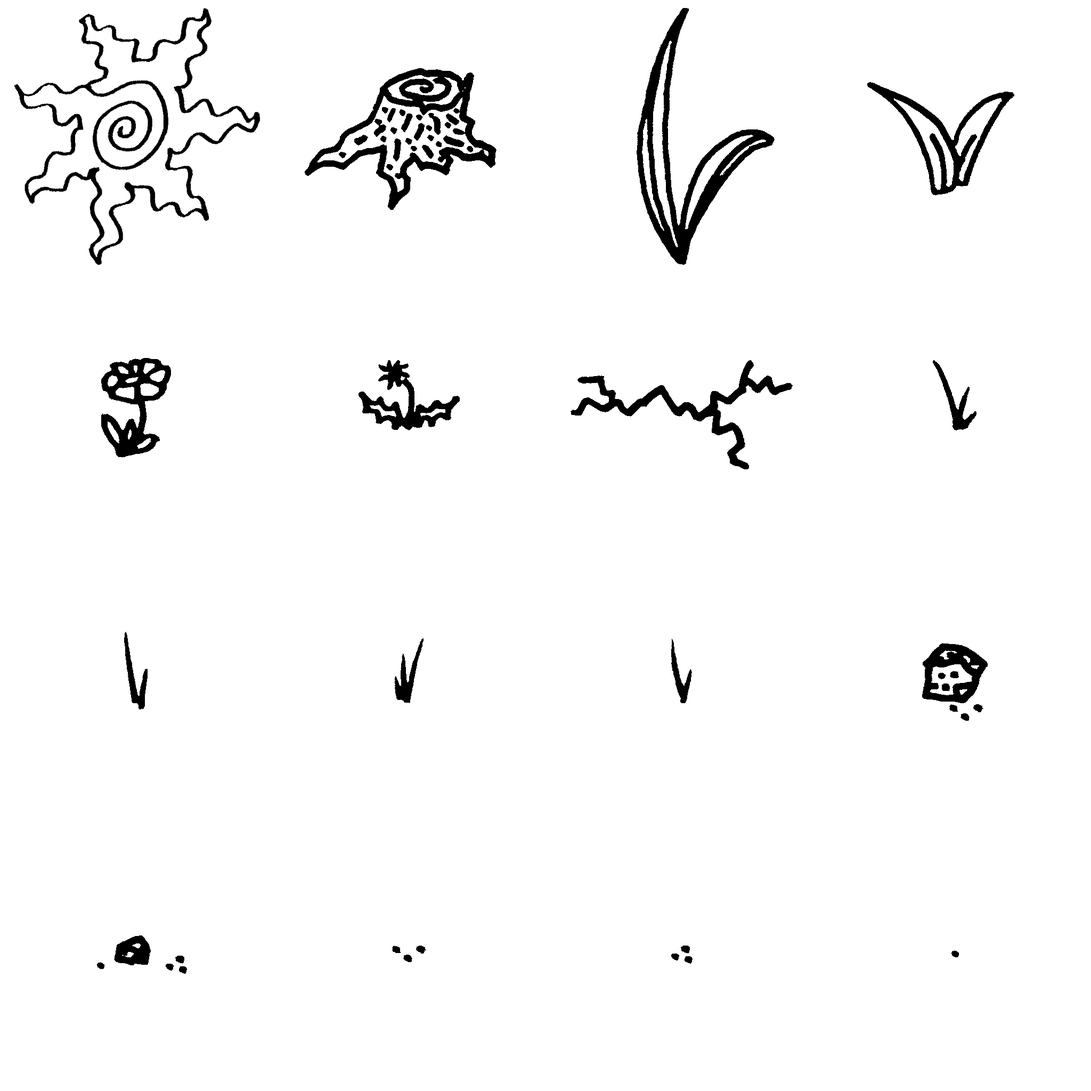
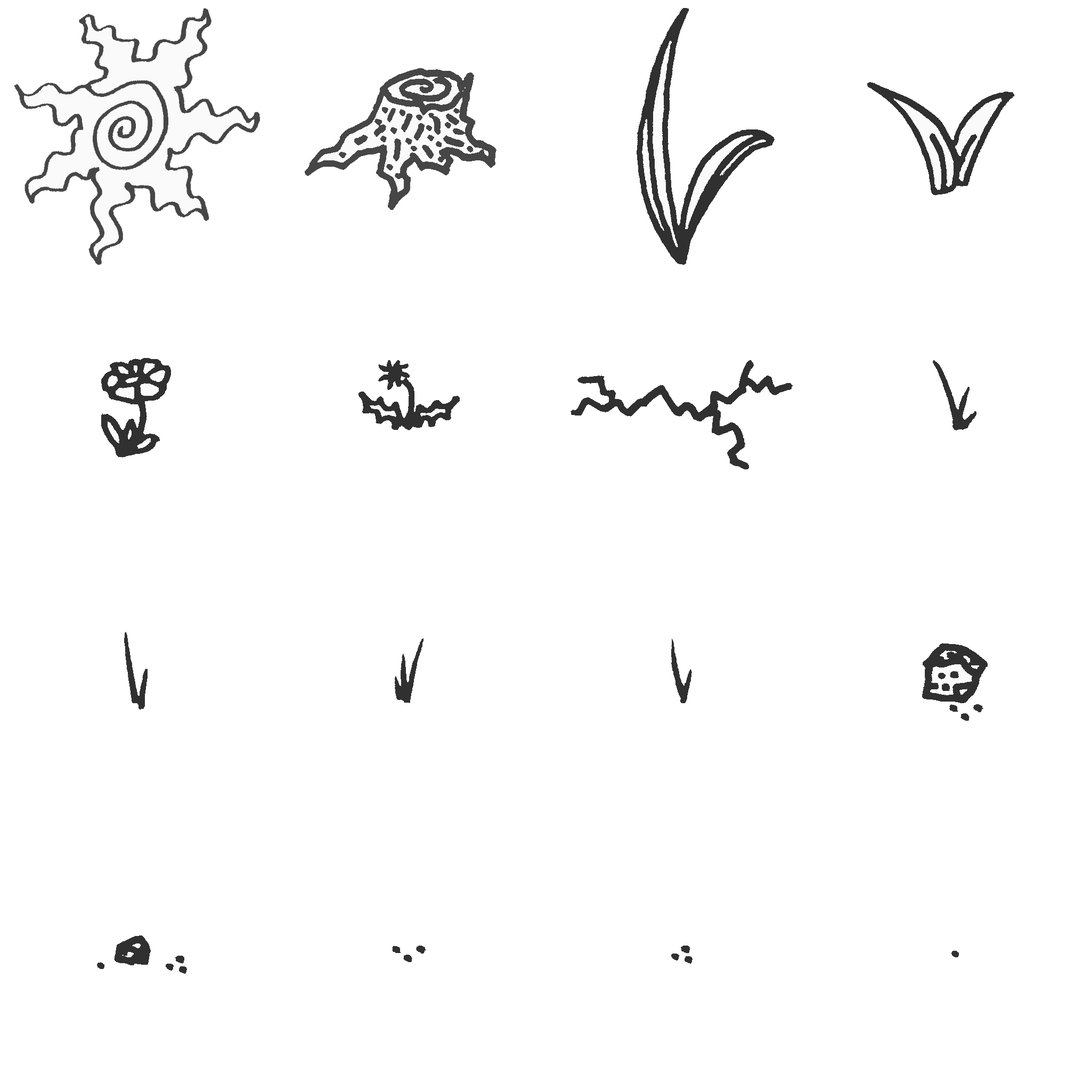
Revision of a layered 1091 x 1091 image; what changed, layer by layer:
painted on "Layer 1" over [14,7,1015,975]
removed layer "Layer 2" over [304,68,497,210]
removed layer "Layer 3" over [636,7,775,265]
removed layer "Layer 4" over [867,82,1015,196]
removed layer "Layer 5" over [101,358,172,458]
removed layer "Layer 6" over [358,360,460,431]
removed layer "Layer 7" over [570,360,794,470]
removed layer "Layer 8" over [933,360,977,431]
removed layer "Layer 9" over [124,632,148,710]
removed layer "Layer 10" over [394,638,424,704]
removed layer "Layer 11" over [671,639,693,704]
removed layer "Layer 12" over [922,643,989,722]
removed layer "Layer 16" over [951,950,960,958]
removed layer "Layer 15" over [392,946,427,963]
removed layer "Layer 14" over [671,946,693,965]
removed layer "Layer 13" over [96,935,188,975]
